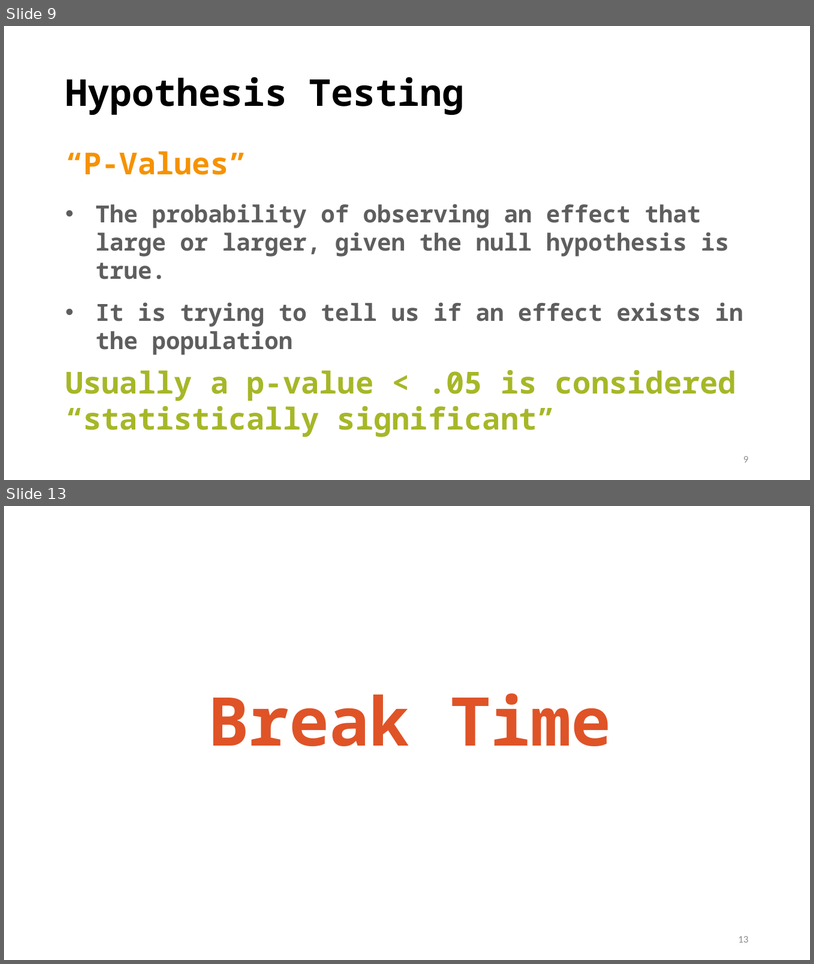
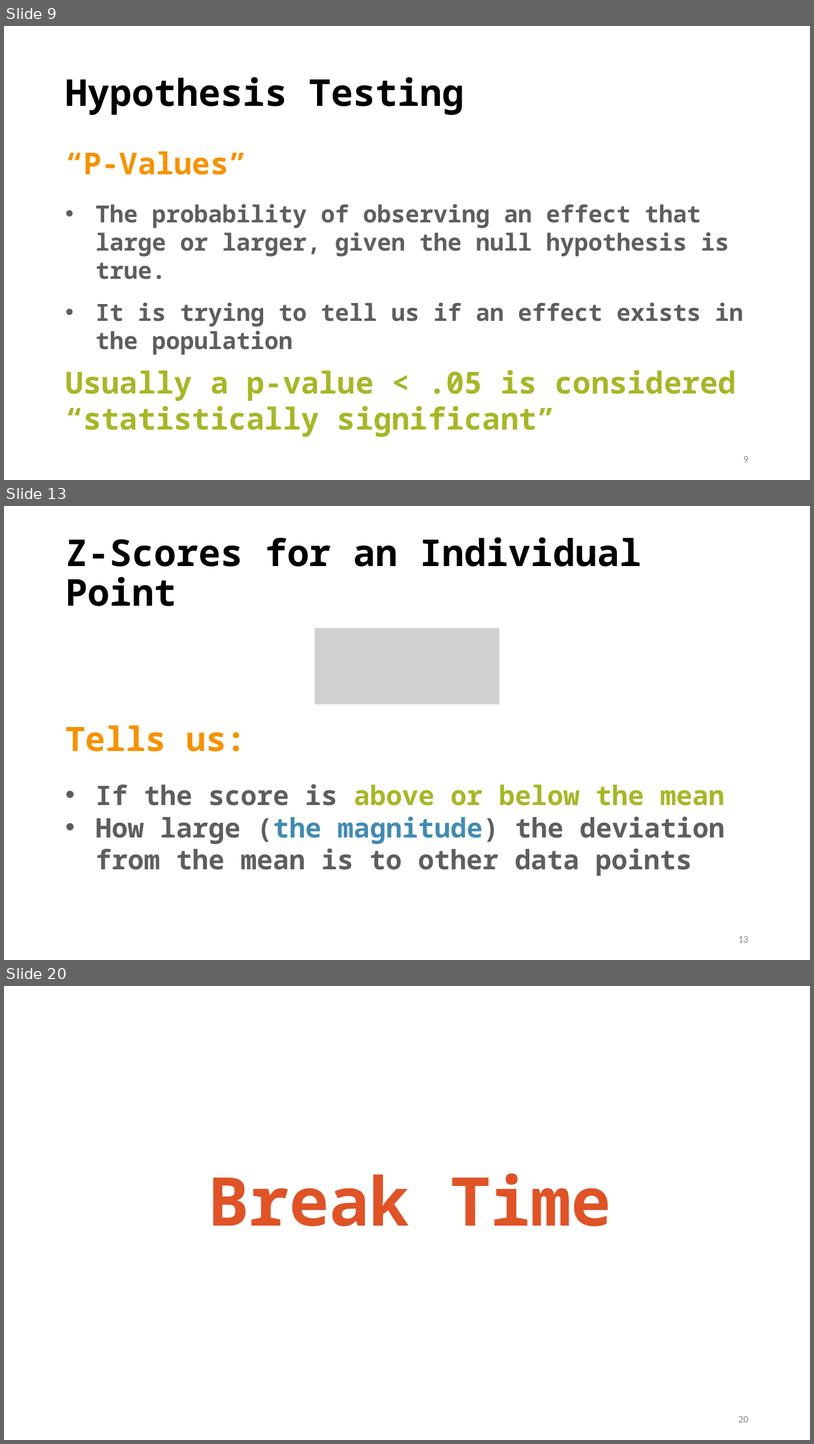
Before and after one commit to TysonStanley/EDU-6050, a slide deck: Slides/04_EDUC_6050_2018.pptx. Shown one above the other, each under a label of ours: slides 9 and 13 before the commit, slides 9, 13 and 20 after it; the slides between them are not shown. The pictures are 814x964 and 814x1444 pixels, drawn with LibreOffice and Linux fonts; fonts in the diff are those of the drawing; grey boxes stand for pictures. Boxes give left, top, right and bottom in pixels: in the first picture for what was removed or moved away, otherwise in the second. Text is boxed around its words. In the diff, an @@ line names an element or a change of style, - is before the commit and + after.

```diff
--- a/Slides/04_EDUC_6050_2018.pptx
+++ b/Slides/04_EDUC_6050_2018.pptx
@@ slide 13 added at box(4, 506, 810, 960), background #FFFFFF @@
@@ title added at box(65, 537, 642, 606), 44 pt, text #000000, bold @@
+Z-Scores for an Individual Point
@@ picture added at box(315, 628, 500, 705) @@
@@ text added at box(65, 725, 725, 876), 32 pt, text #5E5E5E, bold @@
+Tells us:
+• If the score is above or below the mean
+• How large (the magnitude) the deviation from the mean is to other data points
@@ page number added at box(738, 936, 749, 942), 12 pt, text #8C8C8C @@
+13
@@ what was slide 13 is now slide 20 @@
@@ page number at box(738, 1416, 749, 1422): text changed @@
-13
+20
```
Also in this commit, not shown: 4 slides changed, 19 other slides added, 1 slide removed, 1 other file.
